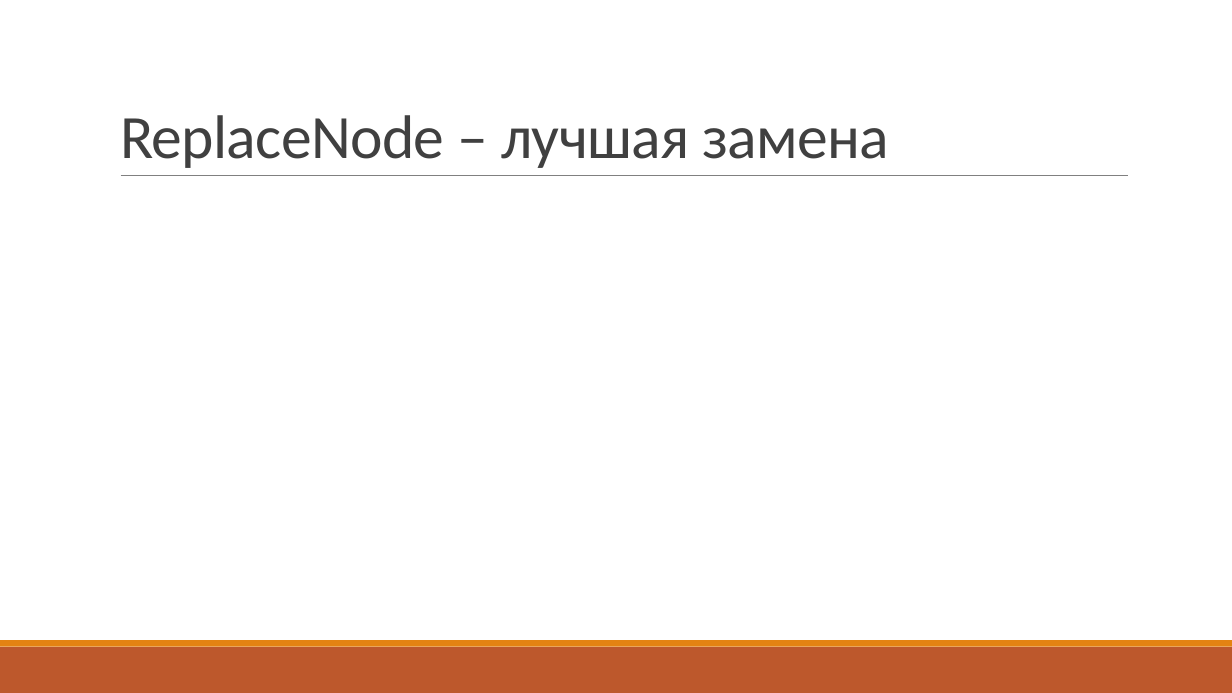
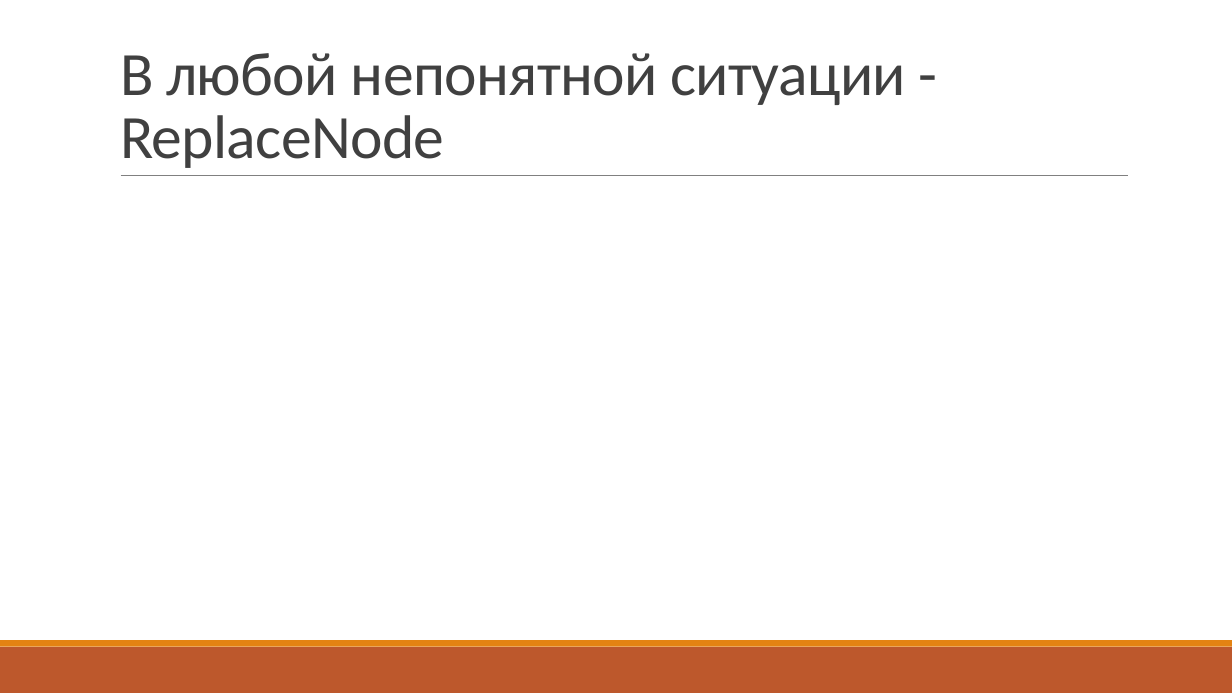
Before and after one commit to kugushev/presentations, a slide deck: slide 10 of P.pptx. Drawn at 1232x693 pixels with LibreOffice and Linux fonts; fonts in the diff are those of the drawing. Boxes give left, top, right and bottom in pixels: in the first picture for what was removed or moved away, otherwise in the second. Text is boxed around its words. In the diff, an @@ line names an element or a change of style, - is before the commit and + after.

```diff
--- a/P.pptx
+++ b/P.pptx
@@ title at bbox=[120, 53, 906, 168]: text changed @@
-ReplaceNode – лучшая замена
+В любой непонятной ситуации - ReplaceNode
```
Also in this commit, not shown: 2 other slides changed.
